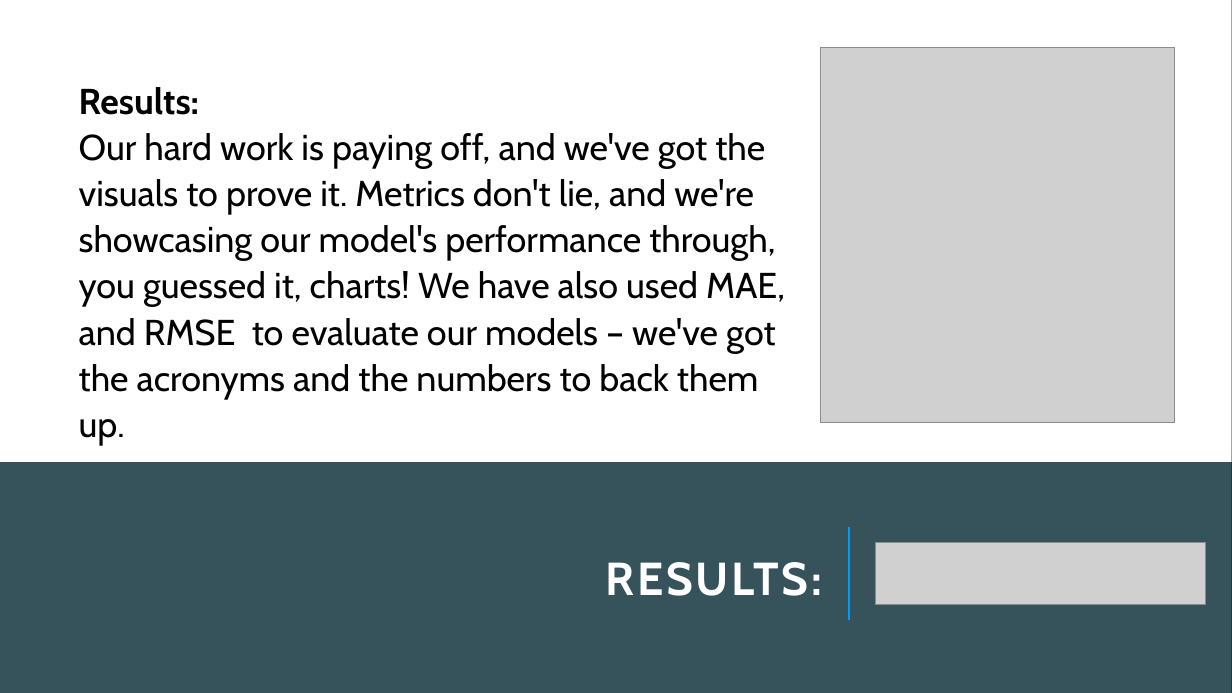
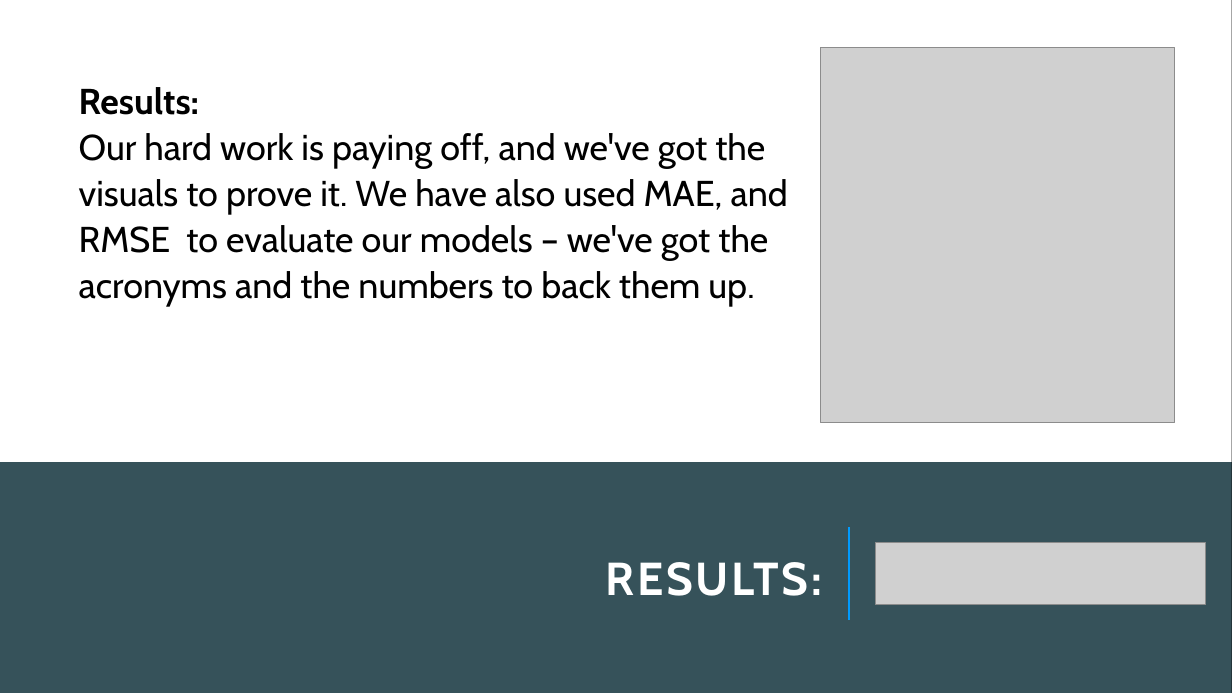
Before and after one commit to latleger/LHL-Project-Final, a slide deck: slide 8 of presentation/Presentation.pptm (slide 9 before the commit). Drawn at 1232x693 pixels with LibreOffice and Linux fonts; fonts in the diff are those of the drawing; grey boxes stand for pictures. Boxes give left, top, right and bottom in pixels: in the first picture for what was removed or moved away, otherwise in the second. Text is boxed around its words. In the diff, an @@ line names an element or a change of style, - is before the commit and + after.

```diff
--- a/presentation/Presentation.pptm
+++ b/presentation/Presentation.pptm
@@ text at bbox=[79, 87, 788, 307]: text changed @@
-Results:
-Our hard work is paying off, and we've got the visuals to prove it. Metrics don't lie, and we're showcasing our model's performance through, you guessed it, charts! We have also used MAE, and RMSE to evaluate our models – we've got the acronyms and the numbers to back them up.
+Results:
+Our hard work is paying off, and we've got the visuals to prove it. We have also used MAE, and RMSE to evaluate our models – we've got the acronyms and the numbers to back them up.
```
Also in this commit, not shown: 3 other slides changed, 3 slides added, 4 slides removed, 2 other files.
